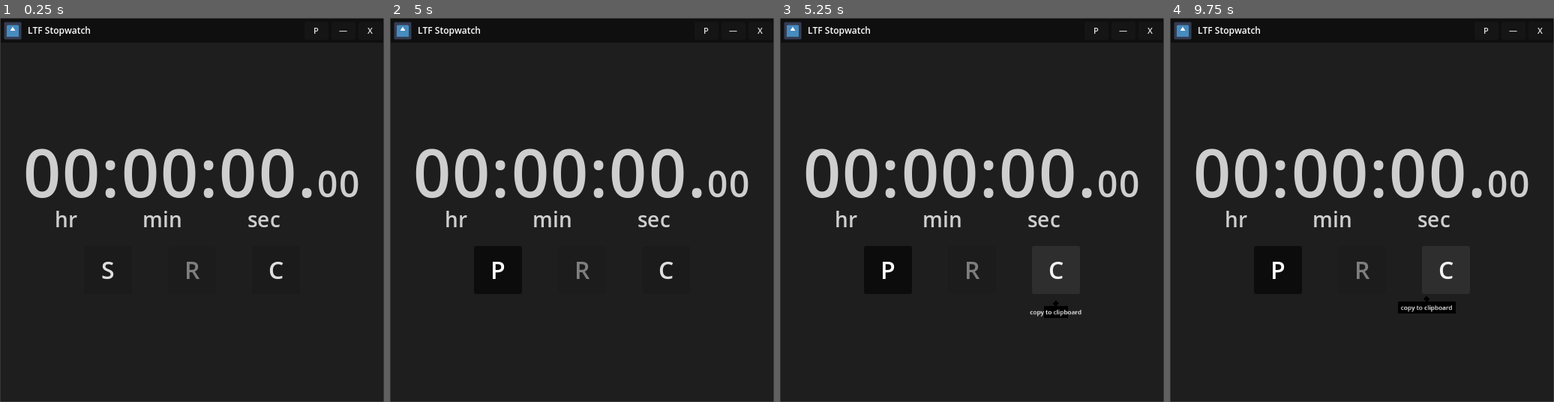
Above: before the commit, frames 1-4 (left to right).
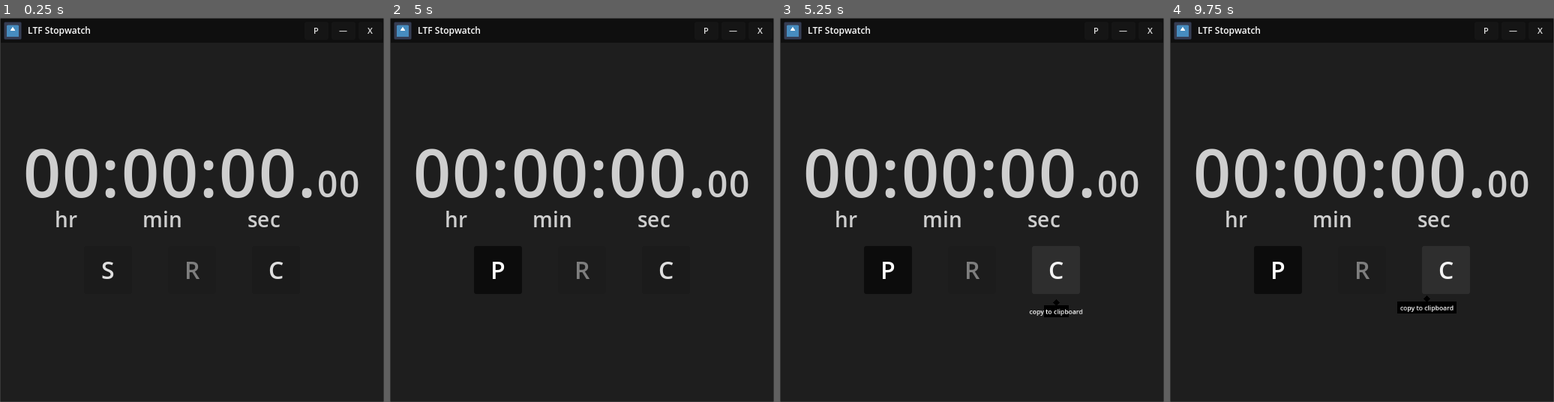
Above: after the commit, the same moments.

Repository: LiteFeather1/ltf-stopwatch
Game: Godot game, scene res://main.tscn
Same seed, same stepped clock (60 frames per second), same inputs: the game is played once before the commit and once after it. The engine's default icon, where the game draws it, is replaced by a stand-in: a white triangle on a blue panel in a dark square.
Inputs:
- Up to frame 1 (0.25 s): no input
- Up to frame 2 (5 s): click "P" at 0.5 s; click "nP" at 1.25 s; click "—" at 2 s; click "S" at 2.75 s; click "P" at 3.5 s; click "C" at 4.25 s
- Up to frame 3 (5.25 s): click "C" at 5 s
- Up to frame 4 (9.75 s): click "P" at 5.75 s; click "nP" at 6.5 s; click "—" at 7.25 s; click "P" at 8 s; click "C" at 8.75 s; click "C" at 9.5 s

Frames 1-2 are identical in both runs. In frame 3, 0.2% of the frame differs, in the area x 64-79%, y 73-79%; in frame 4, 0.1%.

Commit message:
PopUp now has a variable for the animation duration

Diff:
--- a/scenes/pop_up.gd
+++ b/scenes/pop_up.gd
@@ -4,8 +4,9 @@
 @export var l_text: Label
 @export var label_padding := Vector2(10.0, 5.0)
 @export var dent: Control
+@export var _animation_duration := .25
 
-var tween: Tween
+var _tween: Tween
 
 func pop_up(c: Control, text: String) -> void:
 	l_text.text = text
@@ -19,19 +20,19 @@
 
 	visible = true
 	scale = Vector2(.75, .75)
-	if tween:
-		tween.kill()
+	if _tween:
+		_tween.kill()
 
-	tween = create_tween().set_ease(Tween.EASE_IN).set_trans(Tween.TRANS_ELASTIC)
-	tween.tween_property(self, "scale", Vector2(1.0, 1.0), .5)
+	_tween = create_tween().set_ease(_tween.EASE_IN).set_trans(_tween.TRANS_ELASTIC)
+	_tween.tween_property(self, "scale", Vector2(1.0, 1.0), _animation_duration)
 
 
 func un_pop() -> void:
-	if tween:
-		tween.kill()
+	if _tween:
+		_tween.kill()
 
-	tween = create_tween().set_ease(Tween.EASE_OUT).set_trans(Tween.TRANS_ELASTIC)
-	tween.tween_property(self, "scale", Vector2(.5, .5), .5)
-	await tween.finished
+	_tween = create_tween().set_ease(_tween.EASE_OUT).set_trans(_tween.TRANS_ELASTIC)
+	_tween.tween_property(self, "scale", Vector2(.5, .5), _animation_duration)
+	await _tween.finished
 
 	visible = false
